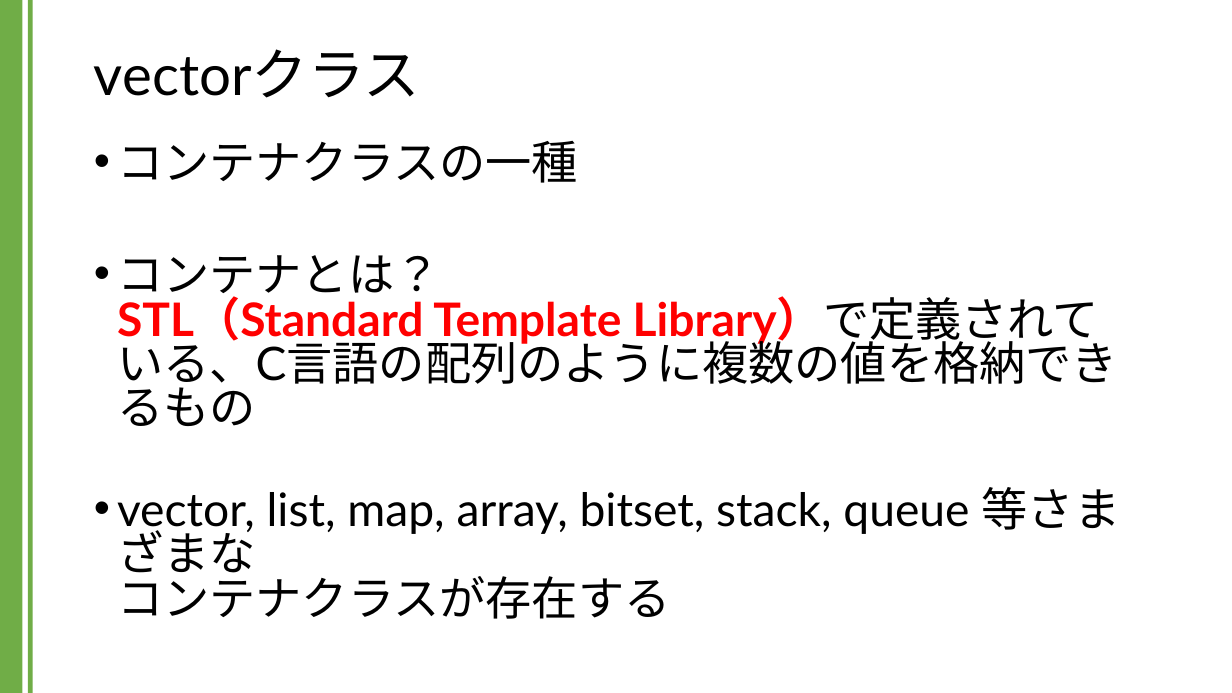
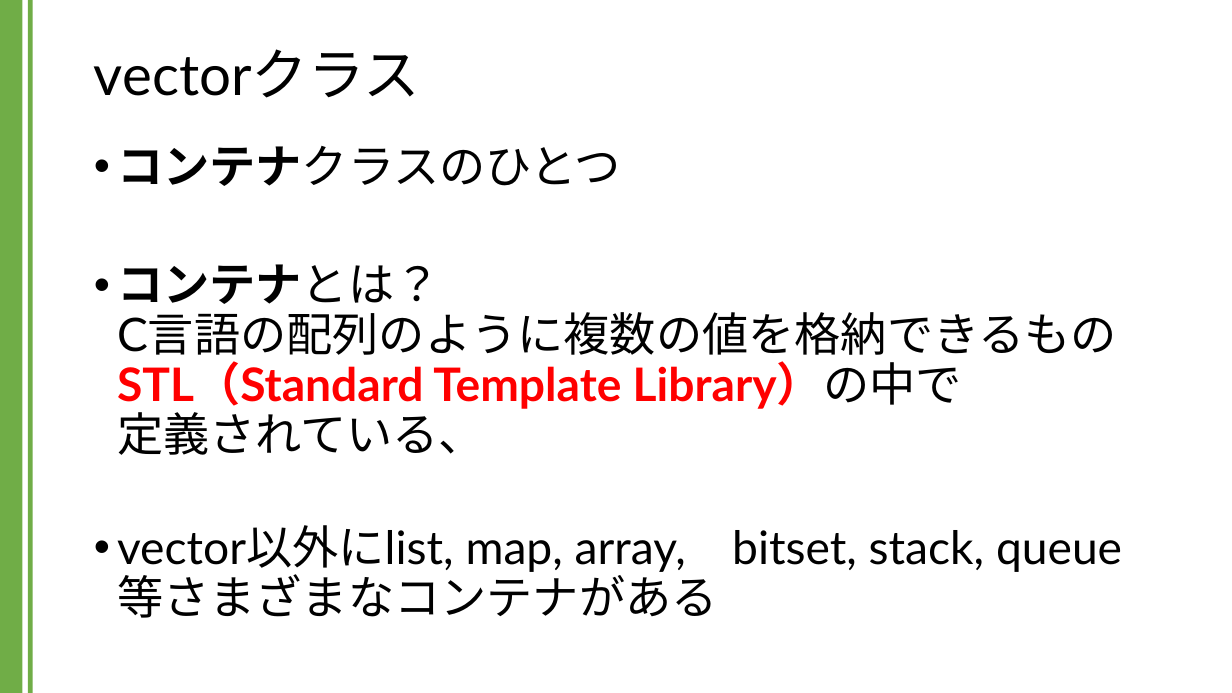
Before and after one commit to kic-murata/cpp2024, a slide deck: slide 1 of 授業資料/講義資料：Vectorクラス.pptx. Drawn at 1232x693 pixels with LibreOffice and Linux fonts; fonts in the diff are those of the drawing. Boxes give left, top, right and bottom in pixels: in the first picture for what was removed or moved away, otherwise in the second. Text is boxed around its words. In the diff, an @@ line names an element or a change of style, - is before the commit and + after.

```diff
--- a/授業資料/講義資料：Vectorクラス.pptx
+++ b/授業資料/講義資料：Vectorクラス.pptx
@@ text at [117, 146, 1122, 618]: text changed @@
-• コンテナクラスの一種
-• コンテナとは？
-  STL（Standard Template Library）で定義されている、C言語の配列のように複数の値を格納できるもの
-• vector, list, map, array, bitset, stack, queue 等さまざまな
-  コンテナクラスが存在する
+• コンテナクラスのひとつ
+• コンテナとは？
+  C言語の配列のように複数の値を格納できるもの
+  STL（Standard Template Library）の中で
+  定義されている、
+• vector以外にlist, map, array, bitset, stack, queue 等さまざまなコンテナがある
```
Also in this commit, not shown: 21 other slides changed, 3 slides added, 1 other file.
